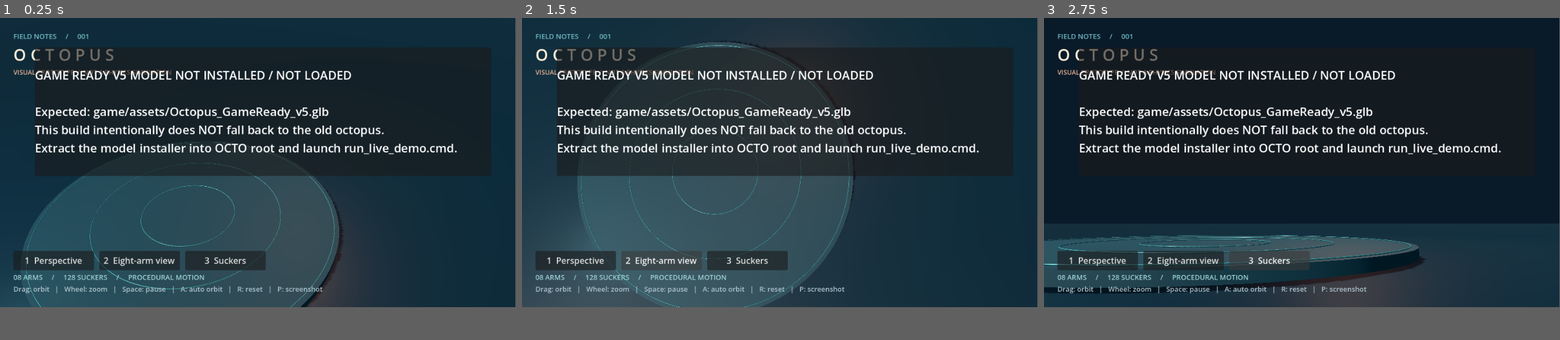
Above: before the commit, frames 1-3 (left to right).
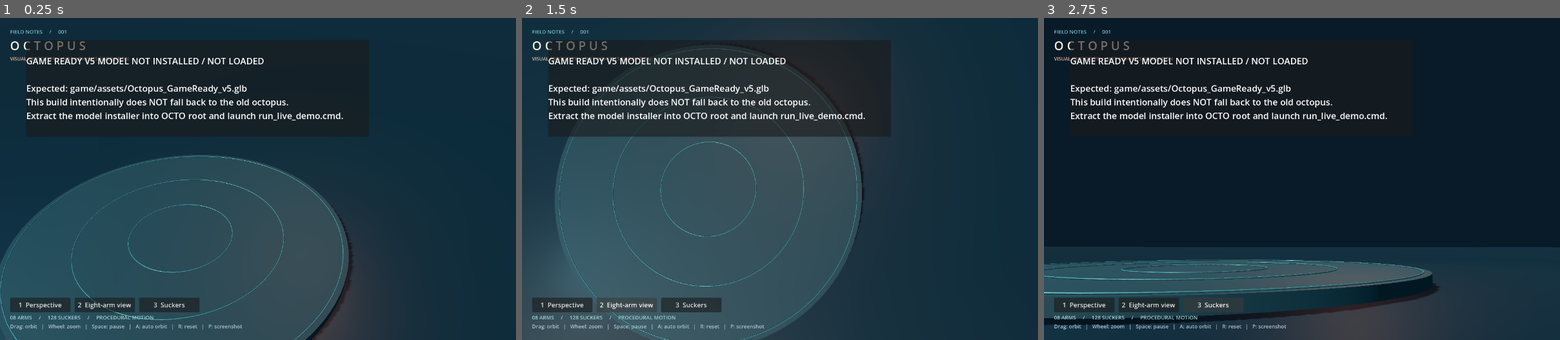
Above: after the commit, the same moments.

Repository: songhh06/OCTO
Game: Godot game, scene res://scenes/live_demo.tscn
Same seed, same stepped clock (60 frames per second), same inputs: the game is played once before the commit and once after it.
Inputs:
- Up to frame 1 (0.25 s): no input
- Up to frame 2 (1.5 s): click "1 Perspective" at 0.5 s; click "2 Eight-arm view" at 1.25 s
- Up to frame 3 (2.75 s): click "3 Suckers" at 2 s
In our replay, the window is 799x449 before the commit and 800x500 after it. These sizes can differ from the game's own. Grey fills any space a smaller window leaves; there, only what the larger window draws over its background counts as a difference.

The runs differ from the first frame. In frame 1, 21% of the frame differs, in the area x 0-89%, y 3-100%; in frame 2, 23%; in frame 3, 25%, in the area x 0-100%, y 0-100%.

Commit message:
P2V: match Godot default window to live demo 1280x800 UI layout

Diff:
--- a/game/project.godot
+++ b/game/project.godot
@@ -6,8 +6,8 @@
 config/features=PackedStringArray("4.6", "Forward Plus")
 
 [display]
-window/size/viewport_width=960
-window/size/viewport_height=540
+window/size/viewport_width=1280
+window/size/viewport_height=800
 
 [physics]
 common/physics_ticks_per_second=120
